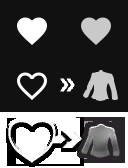
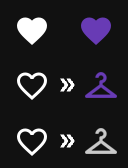
The second 128 × 168 image is a revision of the first. Changes to its layers:
added layer "cloth" (1st of 2, in "middle") in group "middle" over (85, 72, 117, 98)
added group "bottom" with 3 layers above "background" over (17, 128, 117, 156)
added layer "heart" (2nd of 2, in "bottom") in group "bottom" over (17, 128, 47, 156)
added layer "arrow" (2nd of 2, in "bottom") in group "bottom" over (60, 134, 75, 148)
moved "cloth" (2nd of 2, in "bottom") into group "bottom", painted on it over (83, 70, 118, 154)
painted on "background" over (0, 112, 128, 168)
